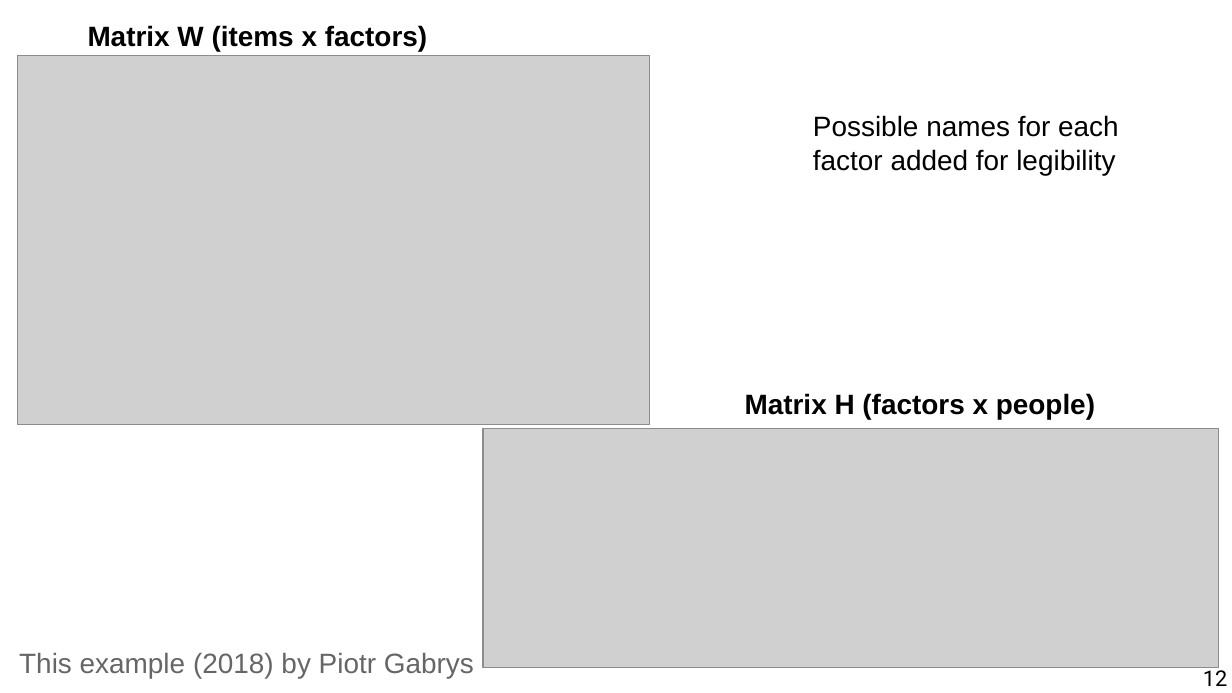
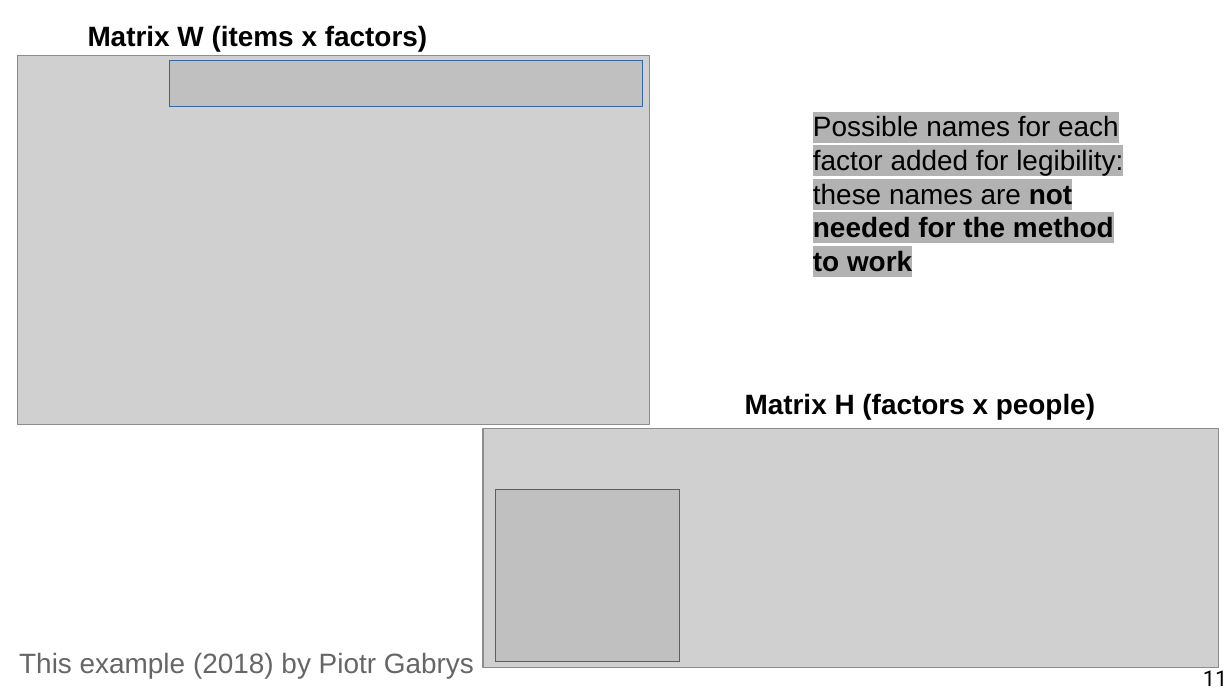
Before and after one commit to chatox/data-mining-course, a slide deck: slide 11 of theory/odp/tt18_latent_factors_recommenders.odp (slide 12 before the commit). Drawn at 1232x693 pixels with LibreOffice and Linux fonts; fonts in the diff are those of the drawing; grey boxes stand for pictures. Boxes give left, top, right and bottom in pixels: in the first picture for what was removed or moved away, otherwise in the second. Text is boxed around its words. In the diff, an @@ line names an element or a change of style, - is before the commit and + after.

Commit message:
updates to latent factors

```diff
--- a/theory/odp/tt18_latent_factors_recommenders.odp
+++ b/theory/odp/tt18_latent_factors_recommenders.odp
@@ rectangle added at [170,61,644,107], fill #B2B2B2 at 50% opacity, outline #3465A4 0 pt @@
@@ text at [813,115,1123,272]: text changed @@
-Possible names for each factor added for legibility
+Possible names for each factor added for legibility: these names are not needed for the method to work
@@ rectangle added at [495,490,680,662], fill #B2B2B2 at 50% opacity, outline #3465A4 0 pt @@
@@ page number at [1203,665,1227,686]: text changed @@
-12
+11
```
Also in this commit, not shown: 4 other slides changed, 1 slide removed, 1 other file.
